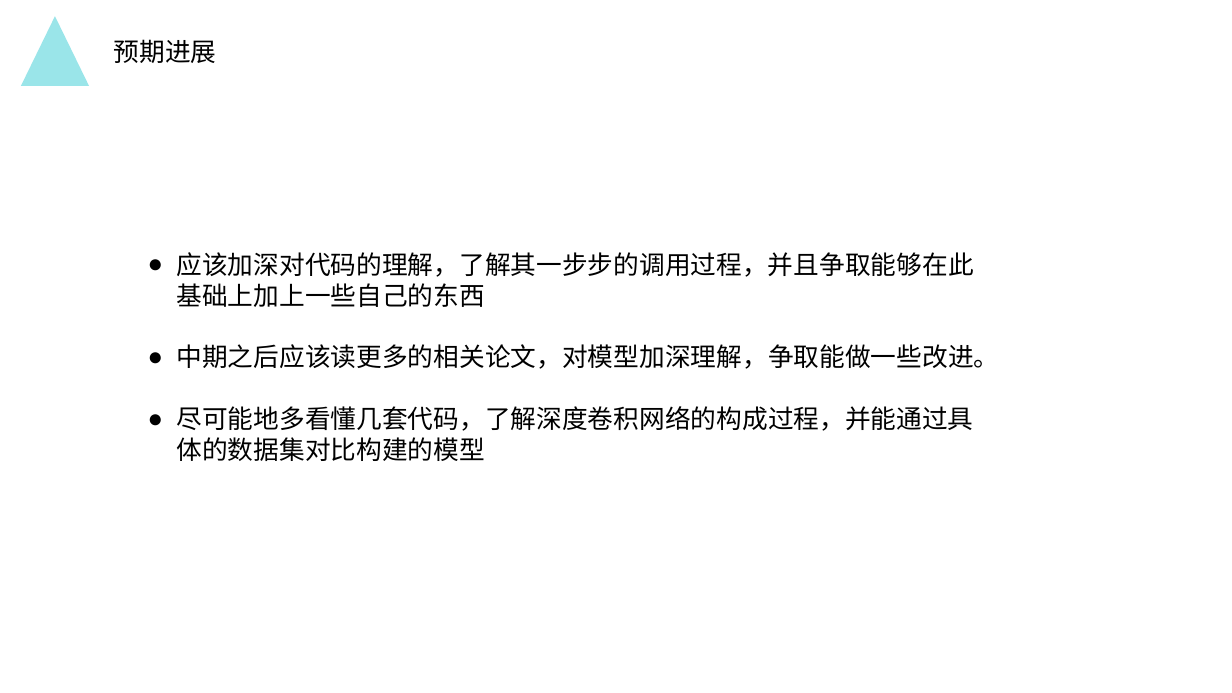
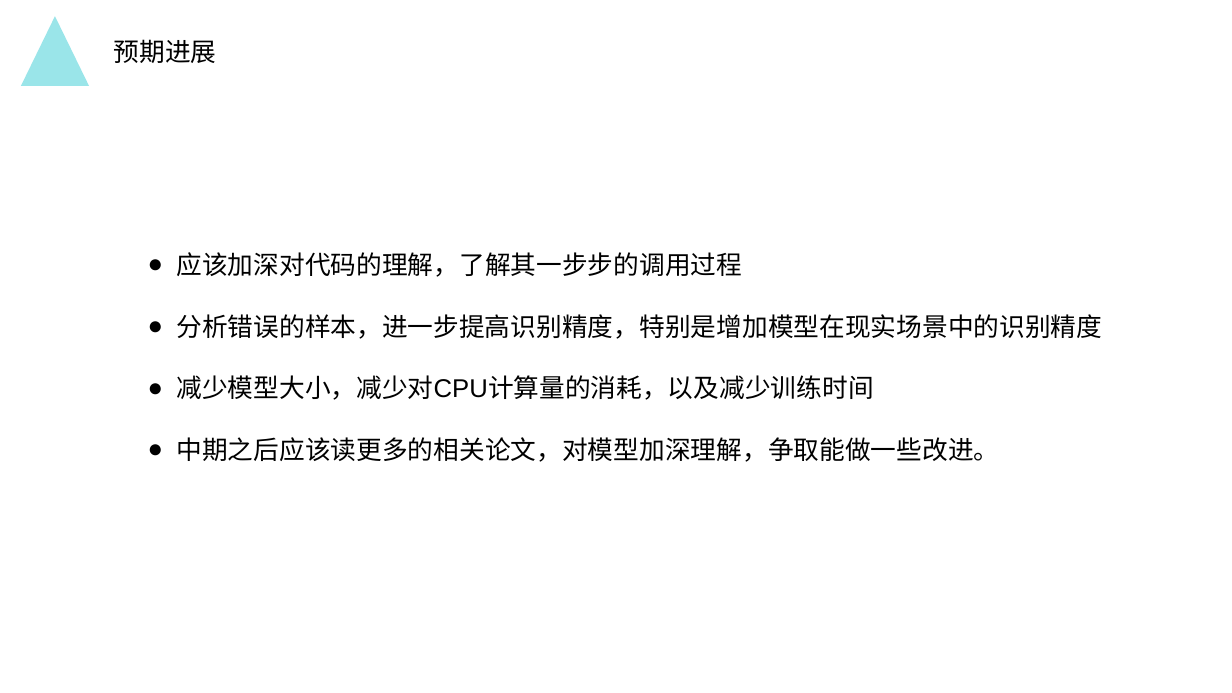
Before and after one commit to MydrBH/201720121206LvCheng, a slide deck: slide 26 of 中期报告.pptx (slide 20 before the commit). Drawn at 1232x693 pixels with LibreOffice and Linux fonts; fonts in the diff are those of the drawing; background and template pictures are left out. Boxes give left, top, right and bottom in pixels: in the first picture for what was removed or moved away, otherwise in the second. Text is boxed around its words. In the diff, an @@ line names an element or a change of style, - is before the commit and + after.

```diff
--- a/中期报告.pptx
+++ b/中期报告.pptx
@@ text at (177,252,1103,400): text changed @@
-● 应该加深对代码的理解，了解其一步步的调用过程，并且争取能够在此基础上加上一些自己的东西
+● 应该加深对代码的理解，了解其一步步的调用过程
+● 分析错误的样本，进一步提高识别精度，特别是增加模型在现实场景中的识别精度
+● 减少模型大小，减少对CPU计算量的消耗，以及减少训练时间
@@ text at (177,406,974,461): paragraph removed @@
-● 尽可能地多看懂几套代码，了解深度卷积网络的构成过程，并能通过具体的数据集对比构建的模型
```
Also in this commit, not shown: 11 other slides changed, 7 slides added, 1 slide removed.
